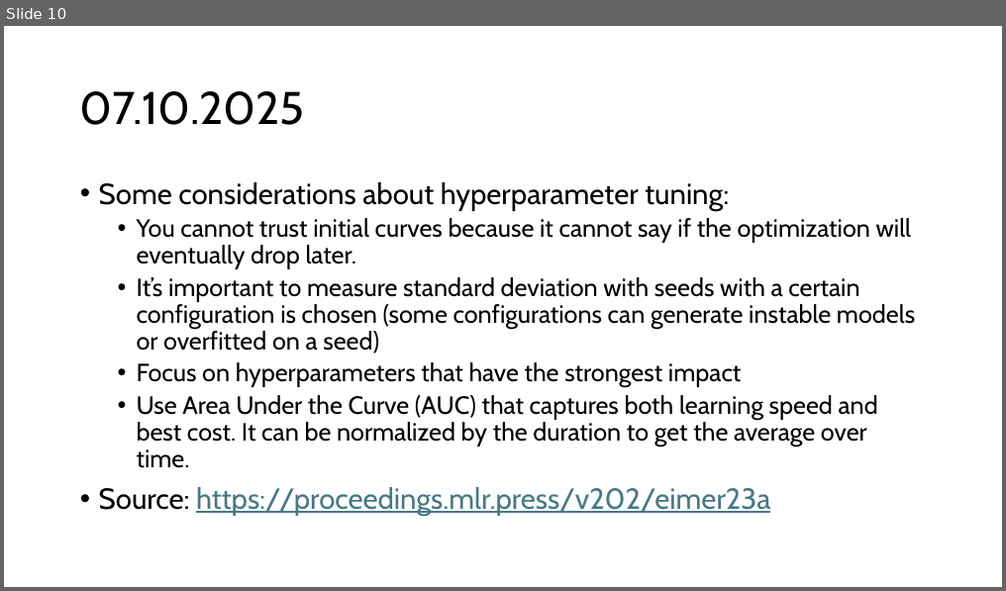
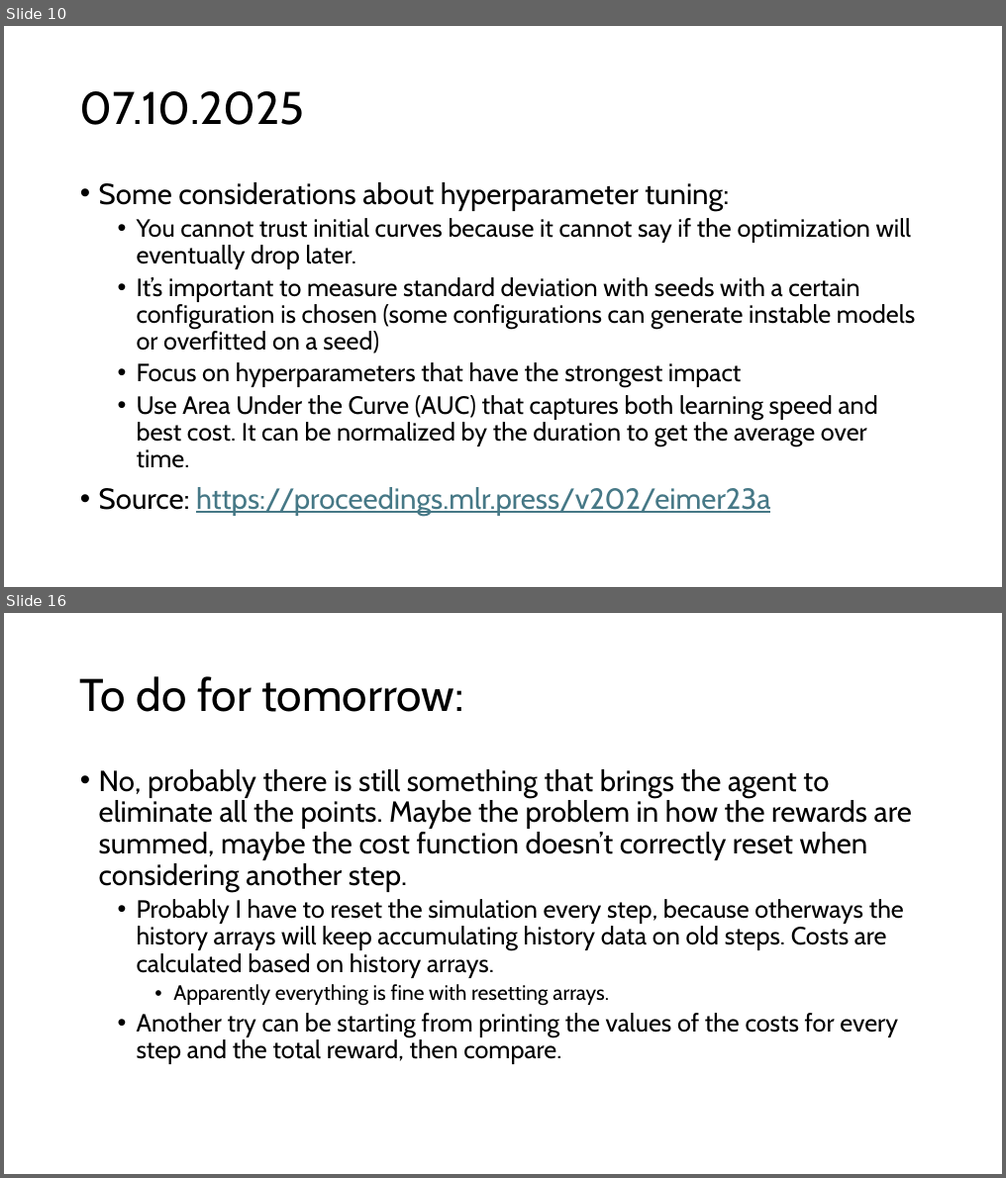
Before and after one commit to andrea-vaiuso/Advanced-Drone-Trajectory-Optimization, a slide deck: Journal/Journal.pptx. Shown one above the other, each under a label of ours: slide 10 before the commit, slides 10 and 16 after it; the slides between them are not shown. The pictures are 1006x591 and 1006x1178 pixels, drawn with LibreOffice and Linux fonts; fonts in the diff are those of the drawing. Boxes give left, top, right and bottom in pixels: in the first picture for what was removed or moved away, otherwise in the second. Text is boxed around its words. In the diff, an @@ line names an element or a change of style, - is before the commit and + after.

```diff
--- a/Journal/Journal.pptx
+++ b/Journal/Journal.pptx
@@ slide 16 added at (4,613,1002,1174), background #FFFFFF @@
@@ title added at (80,676,464,712), 44 pt, text #000000 @@
+To do for tomorrow:
@@ text added at (99,769,912,1064), 24 pt, text #000000 @@
+• No, probably there is still something that brings the agent to eliminate all the points. Maybe the problem in how the rewards are summed, maybe the cost function doesn’t correctly reset when considering another step.
+  • Probably I have to reset the simulation every step, because otherways the history arrays will keep accumulating history data on old steps. Costs are calculated based on history arrays.
+    • Apparently everything is fine with resetting arrays.
+  • Another try can be starting from printing the values of the costs for every step and the total reward, then compare.
```
Also in this commit, not shown: 5 other slides added, 7 other files.
